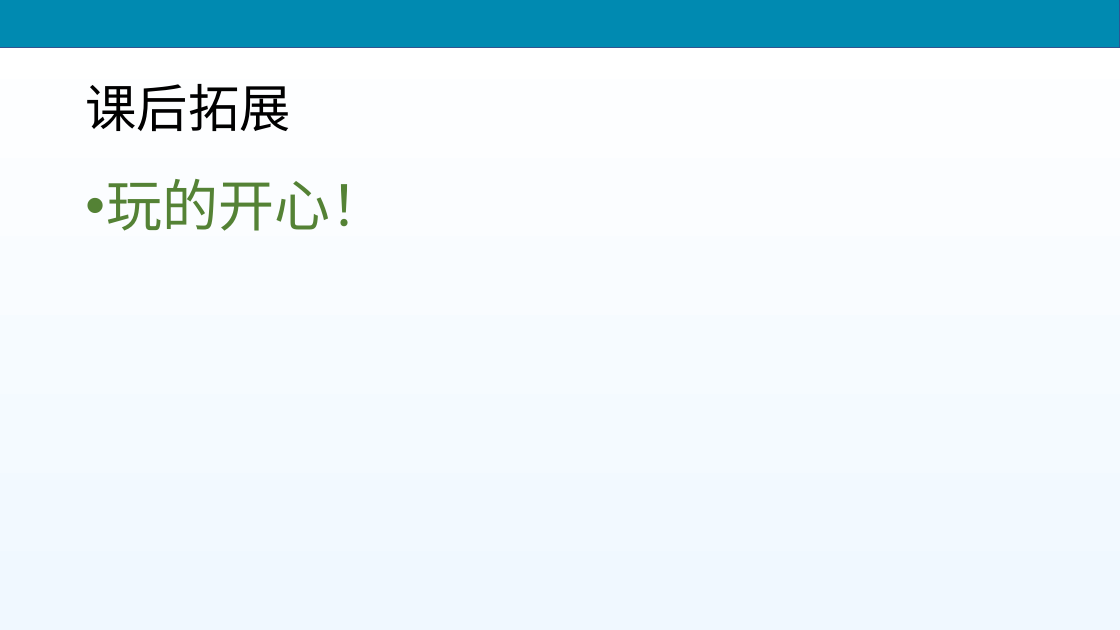
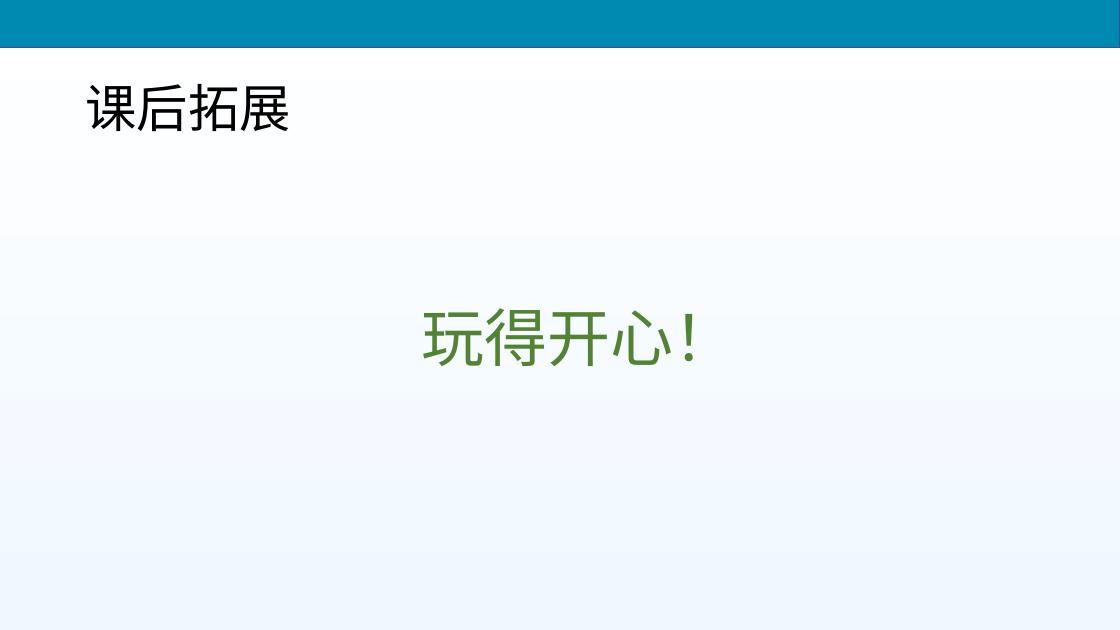
Before and after one commit to Superoldman96/pcc_3e_slides, a slide deck: slide 20 of PPT/chapter13.pptx. Drawn at 1120x630 pixels with LibreOffice and Linux fonts; fonts in the diff are those of the drawing; background and template pictures are left out. Boxes give left, top, right and bottom in pixels: in the first picture for what was removed or moved away, otherwise in the second. Text is boxed around its words. In the diff, an @@ line names an element or a change of style, - is before the commit and + after.

```diff
--- a/PPT/chapter13.pptx
+++ b/PPT/chapter13.pptx
@@ text at bbox=[421, 308, 736, 366]: text changed; size 48 to 54 pt @@
-• 玩的开心！
+玩得开心！
```
Also in this commit, not shown: 1 other file.
